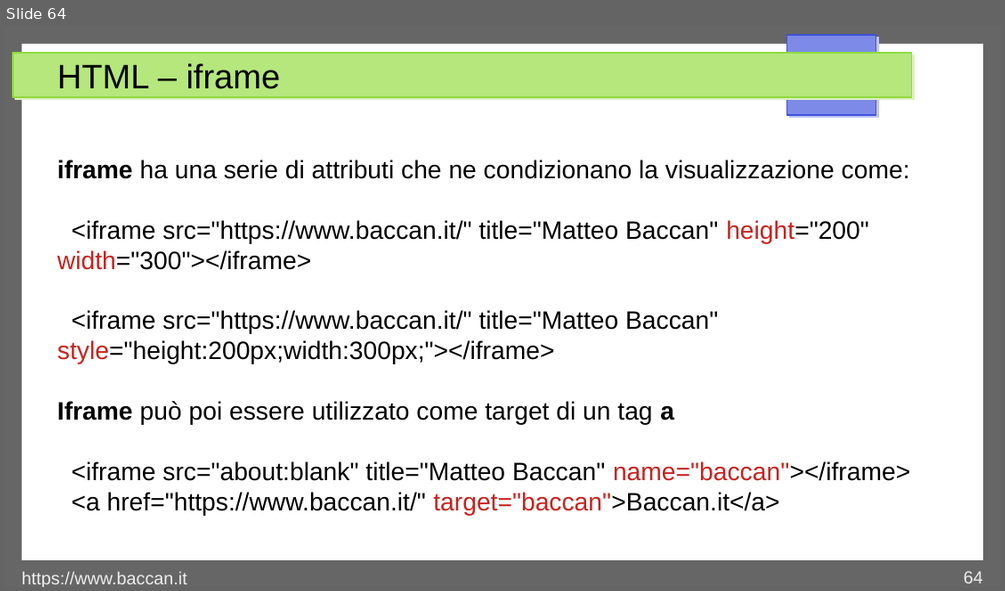
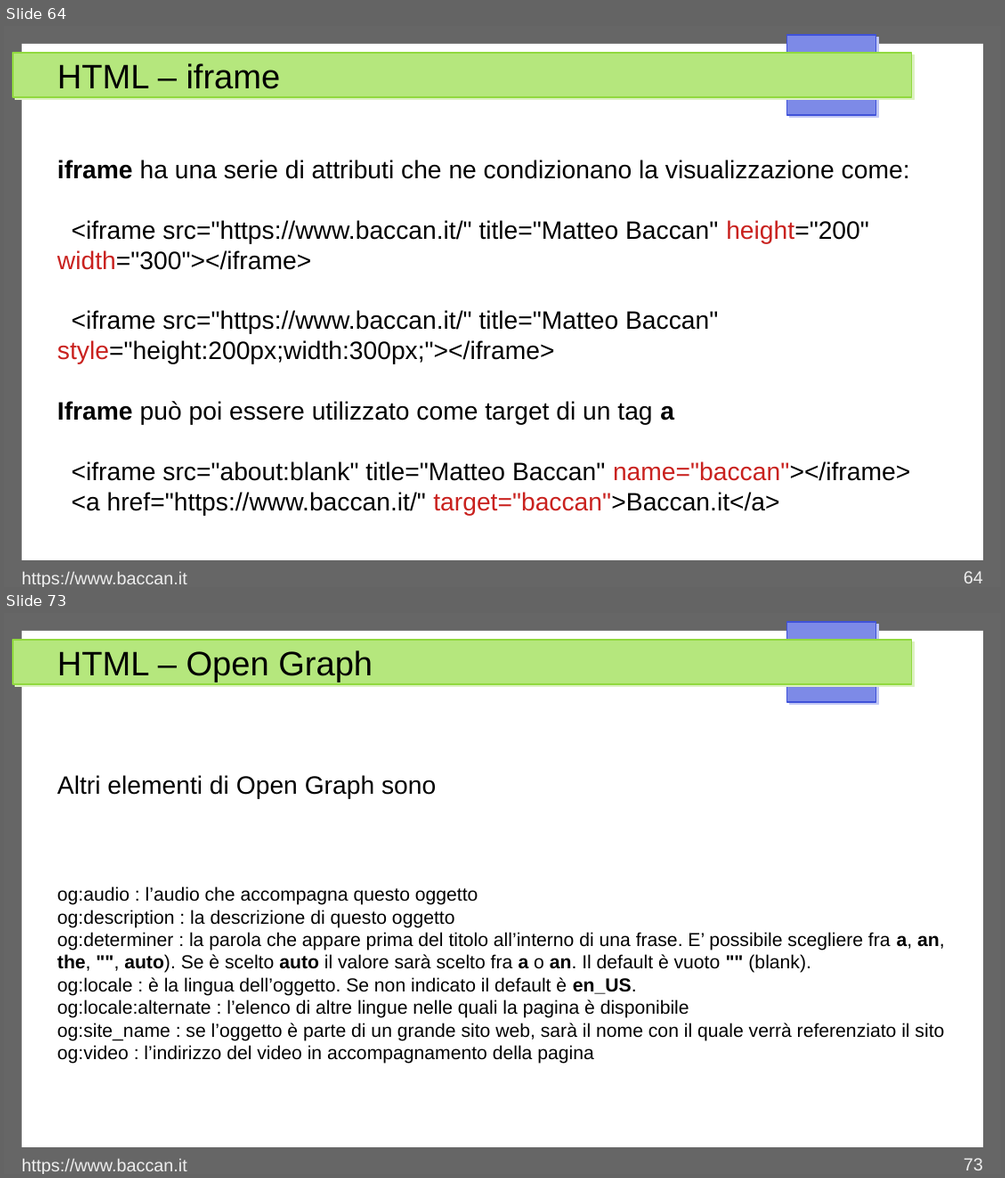
Before and after one commit to matteobaccan/CorsoHTML, a slide deck: Chapter_html.odp. Shown one above the other, each under a label of ours: slide 64 before the commit, slides 64 and 73 after it; the slides between them are not shown. The pictures are 1005x591 and 1005x1178 pixels, drawn with LibreOffice and Linux fonts; fonts in the diff are those of the drawing. Boxes give left, top, right and bottom in pixels: in the first picture for what was removed or moved away, otherwise in the second. Text is boxed around its words. In the diff, an @@ line names an element or a change of style, - is before the commit and + after.

```diff
--- a/Chapter_html.odp
+++ b/Chapter_html.odp
@@ slide 73 added at (4, 613, 1001, 1174), background #FFFFFF; not listed: 4 template elements that a slide beside it also shows @@
@@ title added at (57, 650, 372, 682), 27 pt, text #000000 @@
+HTML – Open Graph
@@ text added at (57, 775, 945, 1063), 15 pt, text #000000 @@
+Altri elementi di Open Graph sono
+og:audio : l’audio che accompagna questo oggetto
+og:description : la descrizione di questo oggetto
+og:determiner : la parola che appare prima del titolo all’interno di una frase. E’ possibile scegliere fra a, an, the, "", auto). Se è scelto auto il valore sarà scelto fra a o an. Il default è vuoto "" (blank).
+og:locale : è la lingua dell’oggetto. Se non indicato il default è en_US.
+og:locale:alternate : l’elenco di altre lingue nelle quali la pagina è disponibile
+og:site_name : se l’oggetto è parte di un grande sito web, sarà il nome con il quale verrà referenziato il sito
+og:video : l’indirizzo del video in accompagnamento della pagina
@@ text added at (22, 1158, 187, 1174), 14 pt, text #EEEEEE @@
+https://www.baccan.it
@@ page number added at (963, 1158, 983, 1170), 14 pt, text #EEEEEE @@
+73
```
Also in this commit, not shown: 10 other slides added, 4 other files.
